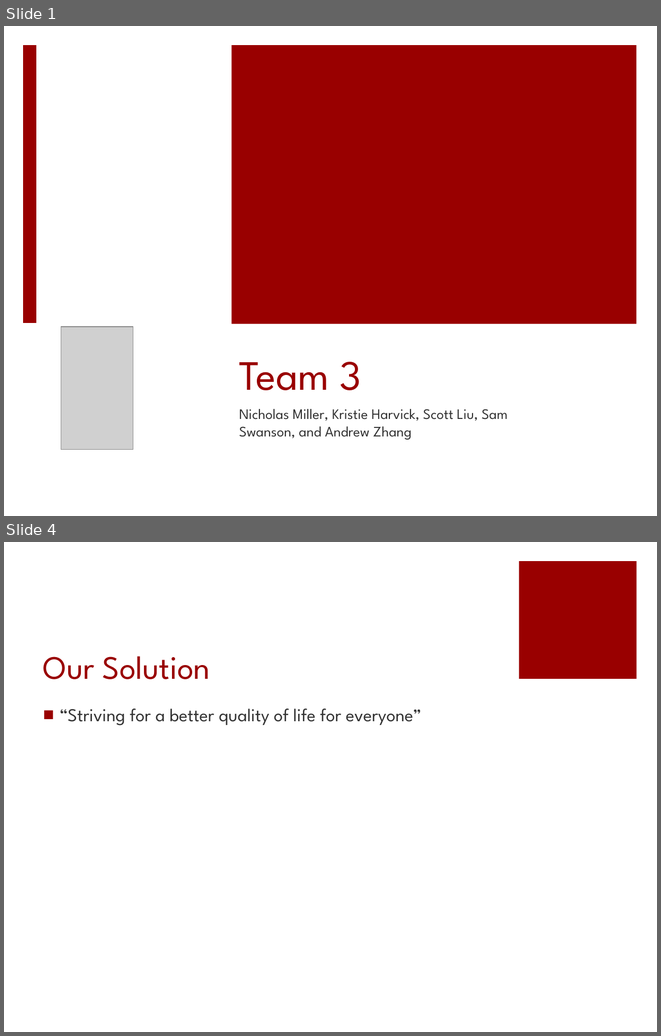
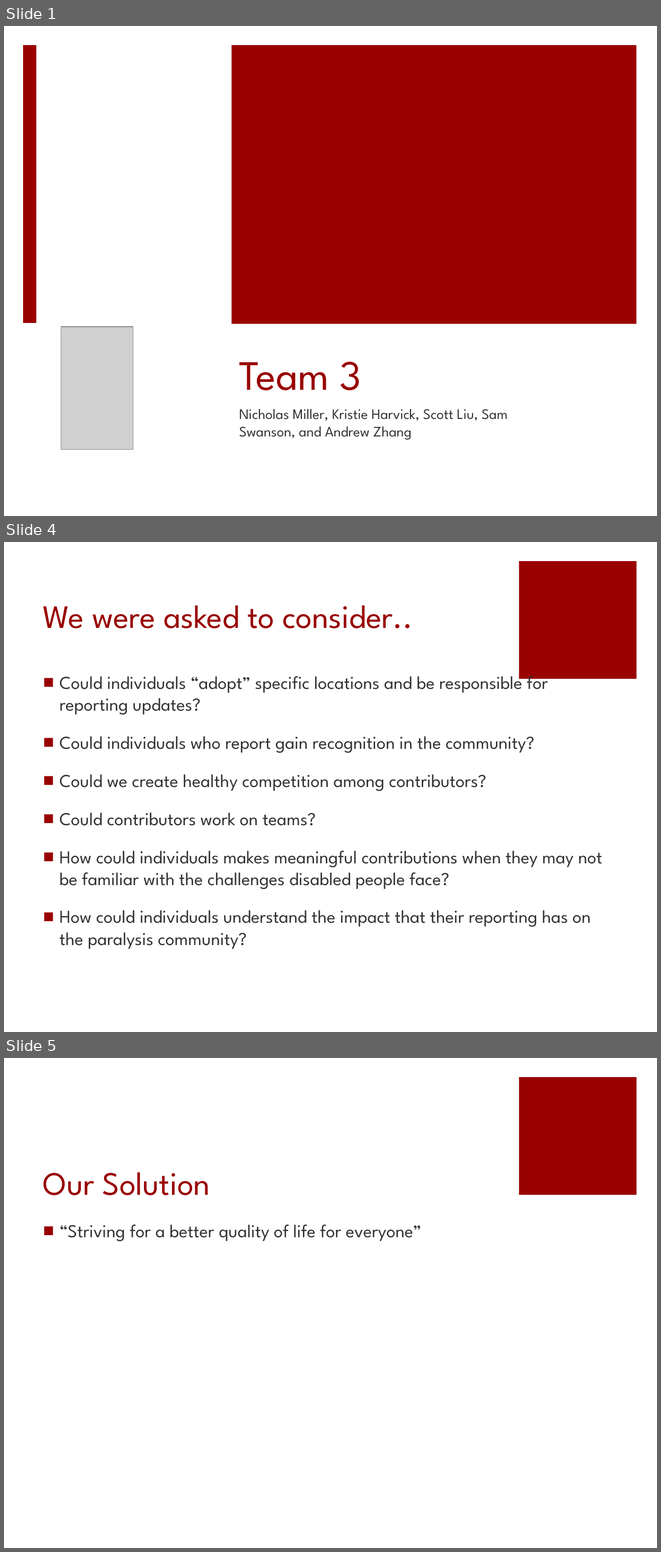
Before and after one commit to Tampa2016/team-3, a slide deck: Team3Presentation.pptx. Shown one above the other, each under a label of ours: slides 1 and 4 before the commit, slides 1, 4 and 5 after it; the slides between them are not shown. The pictures are 661x1036 and 661x1552 pixels, drawn with LibreOffice and Linux fonts; fonts in the diff are those of the drawing; grey boxes stand for pictures. Boxes give left, top, right and bottom in pixels: in the first picture for what was removed or moved away, otherwise in the second. Text is boxed around its words. In the diff, an @@ line names an element or a change of style, - is before the commit and + after.

```diff
--- a/Team3Presentation.pptx
+++ b/Team3Presentation.pptx
@@ slide 4 added at <box>4,542,657,1032</box>, background #FFFFFF; not listed: 1 template element that a slide beside it also shows @@
@@ title added at <box>43,605,413,628</box>, 36 pt, text #990000 @@
+We were asked to consider..
@@ text added at <box>60,671,602,949</box>, 20 pt, text #333333 @@
+■ Could individuals “adopt” specific locations and be responsible for reporting updates?
+■ Could individuals who report gain recognition in the community?
+■ Could we create healthy competition among contributors?
+■ Could contributors work on teams?
+■ How could individuals makes meaningful contributions when they may not be familiar with the challenges disabled people face?
+■ How could individuals understand the impact that their reporting has on the paralysis community?
@@ what was slide 4 is now slide 5 @@
```
Also in this commit, not shown: 3 slides changed, 2 other slides added, 1 slide removed.
